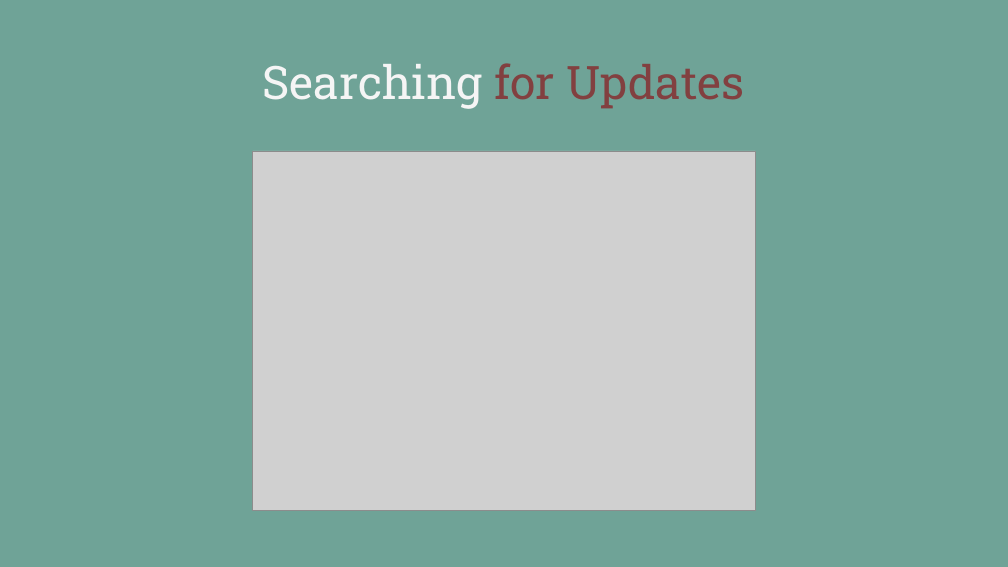
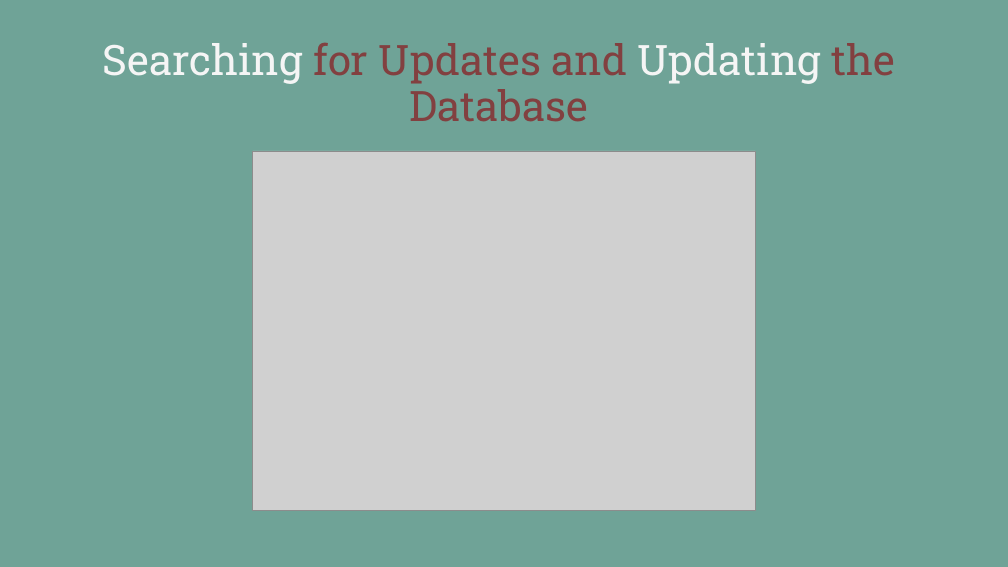
Before and after one commit to Su-Tangnu/NotifyMe, a slide deck: slide 20 of NotifyMe.pptx. Drawn at 1008x567 pixels with LibreOffice and Linux fonts; fonts in the diff are those of the drawing; grey boxes stand for pictures. Boxes give left, top, right and bottom in pixels: in the first picture for what was removed or moved away, otherwise in the second. Text is boxed around its words. In the diff, an @@ line names an element or a change of style, - is before the commit and + after.

```diff
--- a/NotifyMe.pptx
+++ b/NotifyMe.pptx
@@ title at box(103, 43, 895, 122): text changed; size 44 to 40 pt @@
-Searching for Updates
+Searching for Updates and Updating the Database
```
Also in this commit, not shown: 11 other slides changed, 2 slides removed, 12 other files.
